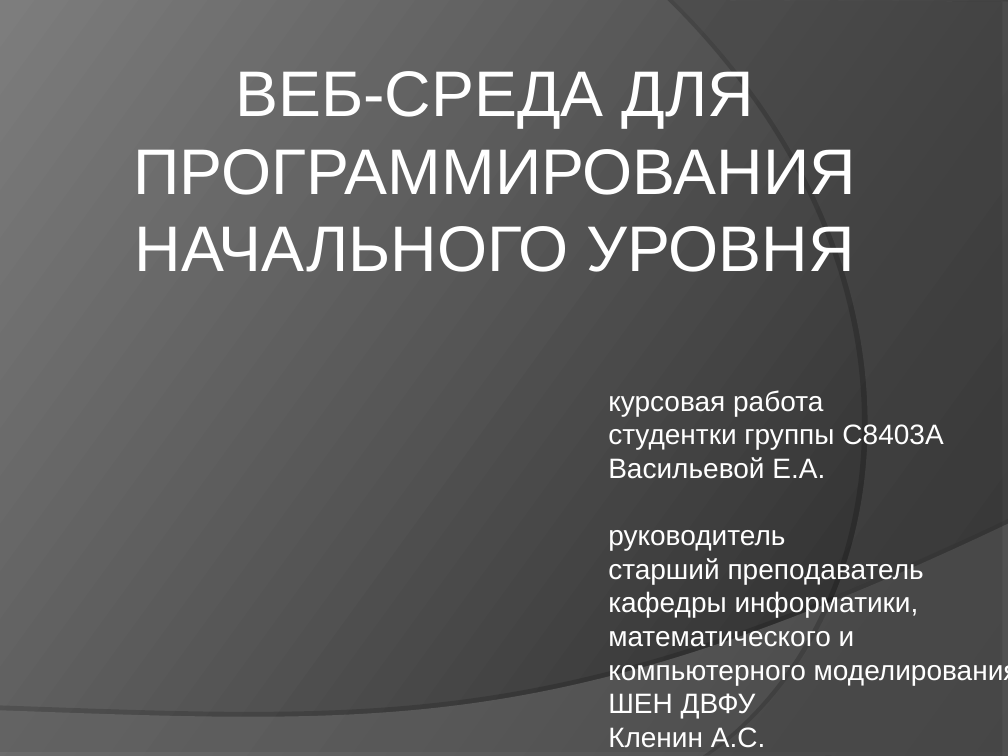
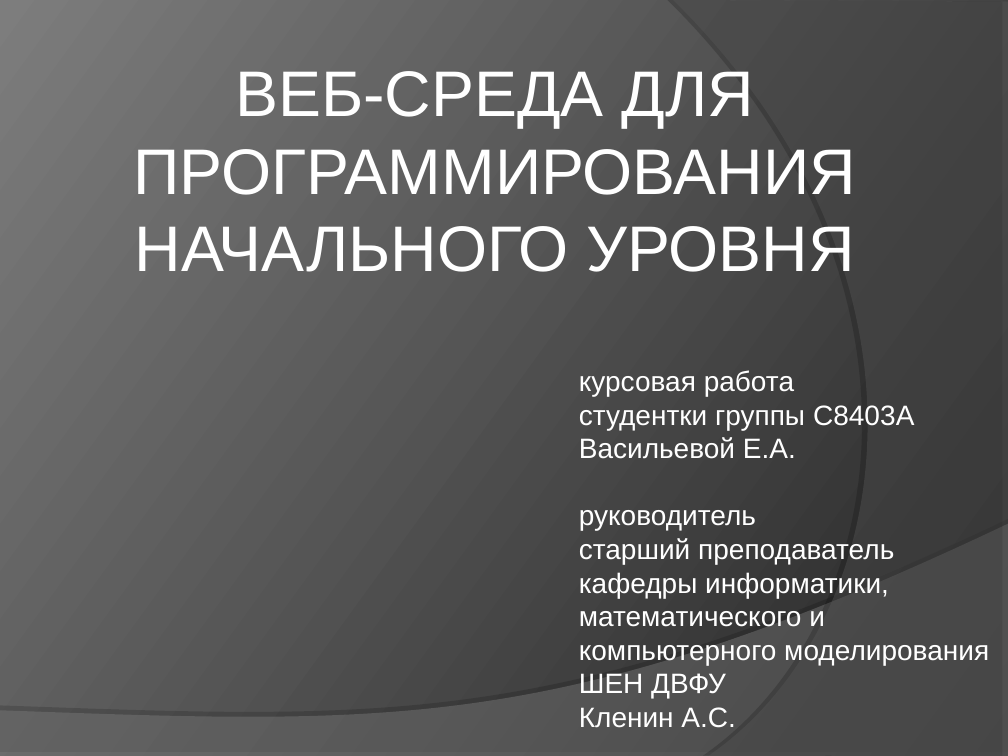
Before and after one commit to klenin/cats-junior, a slide deck: slide 1 of C8403A_Vasilyeva_presentation.ppt. Drawn at 1008x756 pixels with LibreOffice and Linux fonts; fonts in the diff are those of the drawing. Boxes give left, top, right and bottom in pixels: in the first picture for what was removed or moved away, otherwise in the second. Text is boxed around its words. In the diff, an @@ line names an element or a change of style, - is before the commit and + after.

```diff
--- a/C8403A_Vasilyeva_presentation.ppt
+++ b/C8403A_Vasilyeva_presentation.ppt
@@ text "курсовая работа" rewrapped from <box>608,390,1008,748</box> to <box>579,370,989,728</box> @@
```
Also in this commit, not shown: 10 other slides changed, 1 other file.
